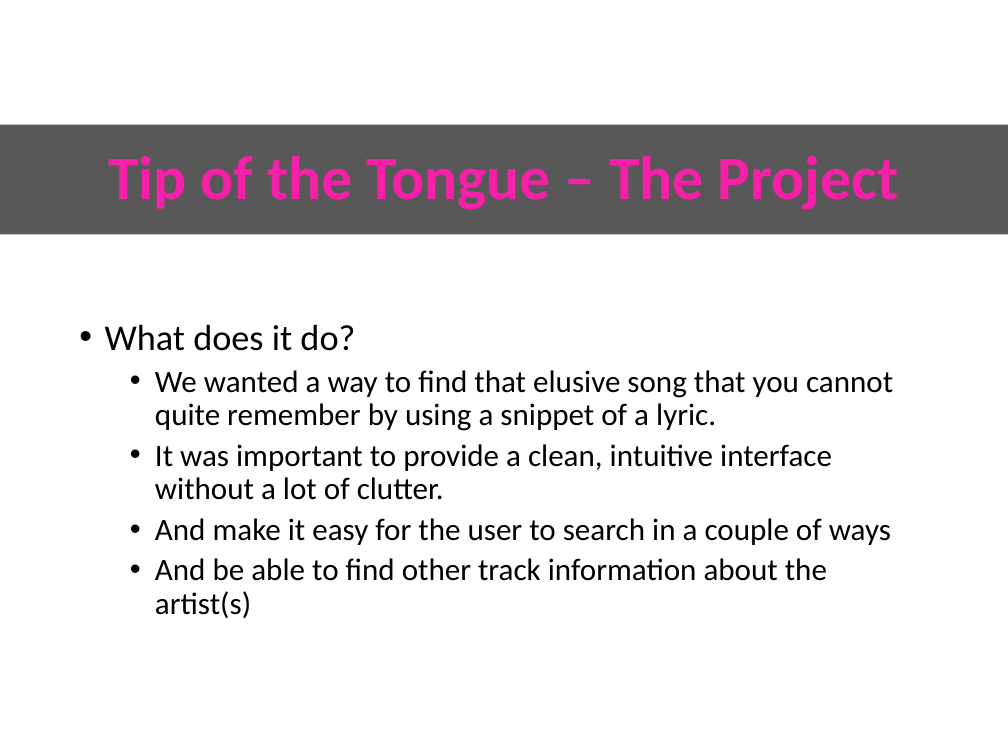
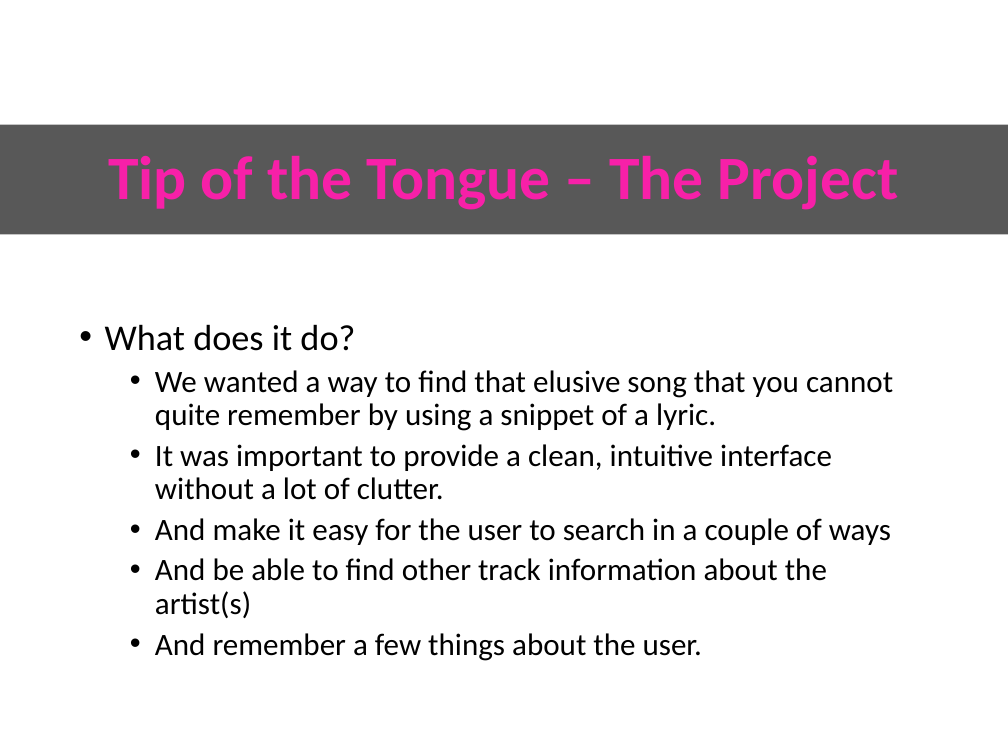
Before and after one commit to kittson/projectOneSlides, a slide deck: slide 3 of TipoftheTongue.pptx. Drawn at 1008x756 pixels with LibreOffice and Linux fonts; fonts in the diff are those of the drawing; background and template pictures are left out. Boxes give left, top, right and bottom in pixels: in the first picture for what was removed or moved away, otherwise in the second. Text is boxed around its words. In the diff, an @@ line names an element or a change of style, - is before the commit and + after.

Commit message:
added in new user stuff, updated screen shots

```diff
--- a/TipoftheTongue.pptx
+++ b/TipoftheTongue.pptx
@@ text at bbox=[155, 633, 702, 661]: paragraph added @@
+  • And remember a few things about the user.
```
Also in this commit, not shown: 2 other slides changed, 1 slide added, 1 slide removed.
